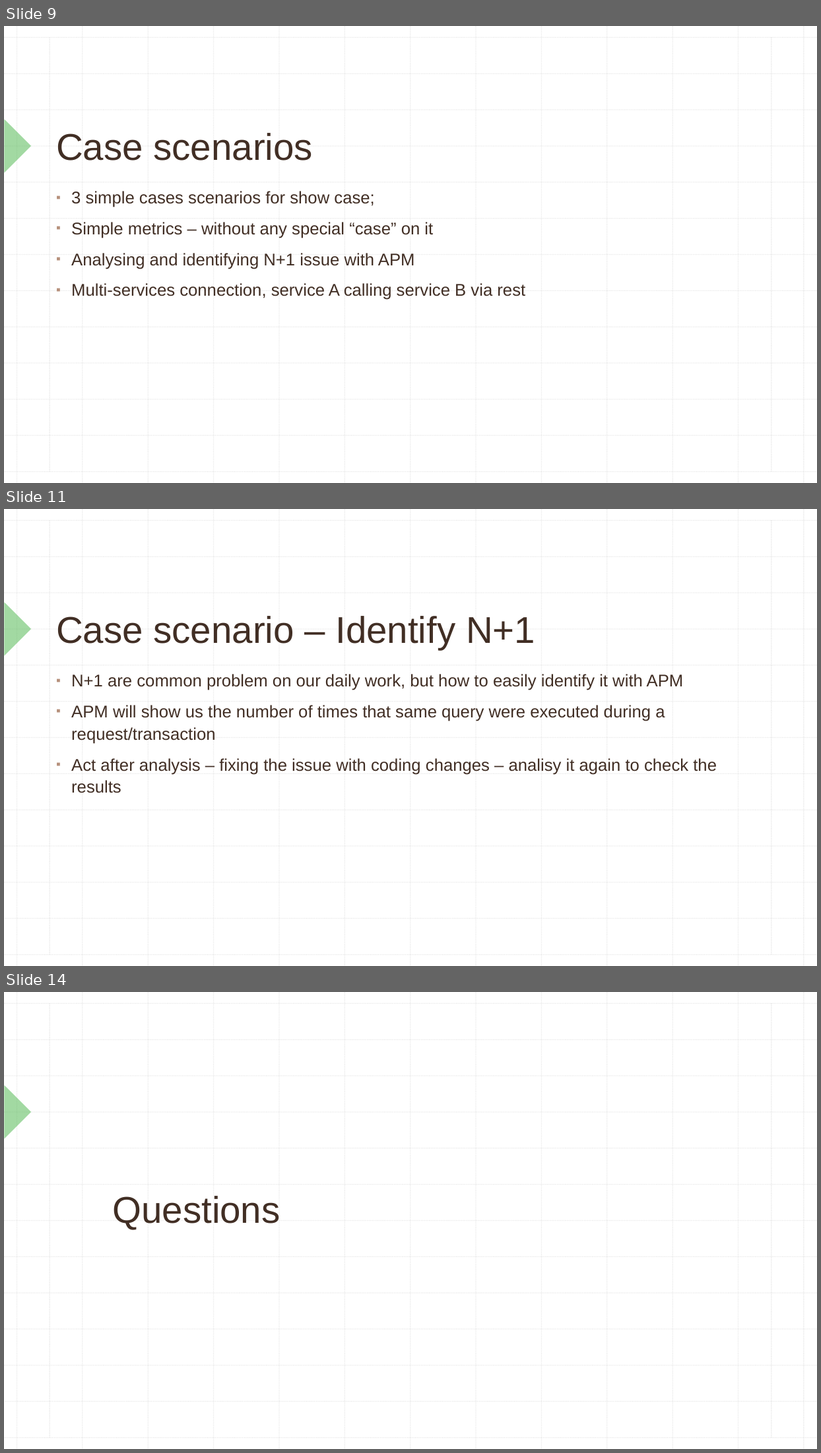
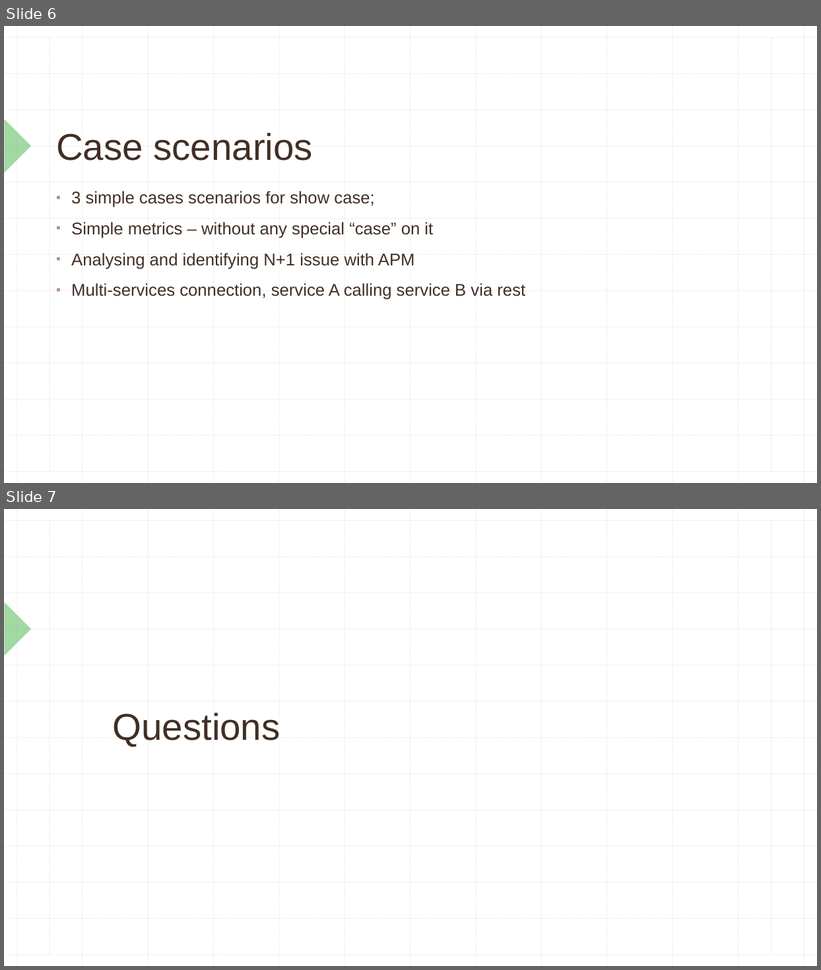
Before and after one commit to viniciustoni/kibana-apm-meetup, a slide deck: Kibana APM.pptx. Shown one above the other, each under a label of ours: slides 9, 11 and 14 before the commit, slides 6 and 7 after it; the slides between them are not shown. The pictures are 821x1453 and 821x970 pixels, drawn with LibreOffice and Linux fonts; fonts in the diff are those of the drawing. Boxes give left, top, right and bottom in pixels: in the first picture for what was removed or moved away, otherwise in the second. Text is boxed around its words. In the diff, an @@ line names an element or a change of style, - is before the commit and + after.

```diff
--- a/Kibana APM.pptx
+++ b/Kibana APM.pptx
@@ slide 11 removed at (x1=4, y1=509, x2=817, y2=966), background #FFFFFF; not listed: 29 template elements that a slide beside it also shows @@
@@ title removed at (x1=56, y1=616, x2=535, y2=650) @@
-Case scenario – Identify N+1
@@ text removed at (x1=71, y1=674, x2=717, y2=793) @@
-▪ N+1 are common problem on our daily work, but how to easily identify it with APM
-▪ APM will show us the number of times that same query were executed during a request/transaction
-▪ Act after analysis – fixing the issue with coding changes – analisy it again to check the results
@@ what was slide 9 is now slide 6 @@
@@ what was slide 14 is now slide 7 @@
```
Also in this commit, not shown: 5 slides changed, 5 other slides removed, 1 other file.
